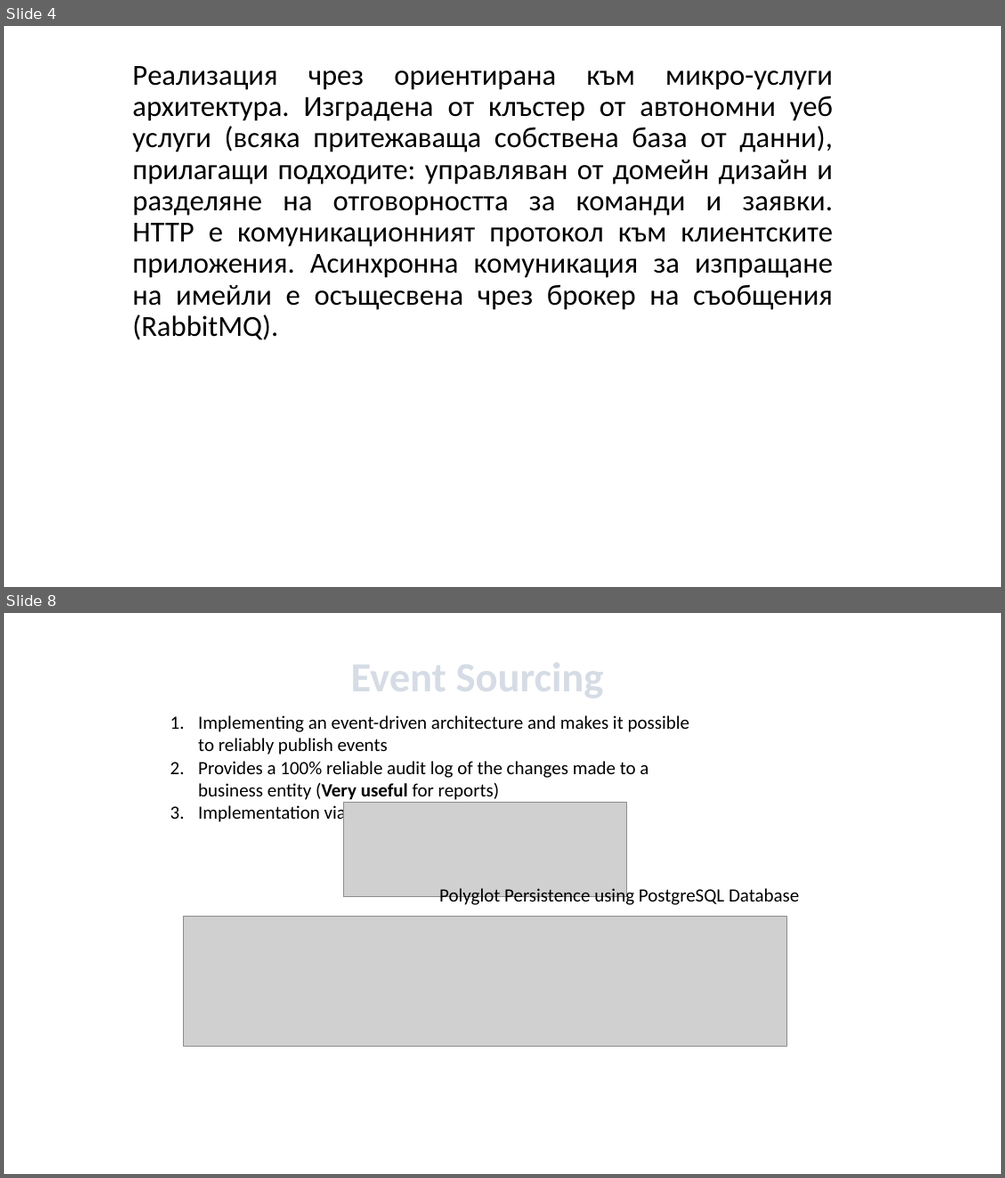
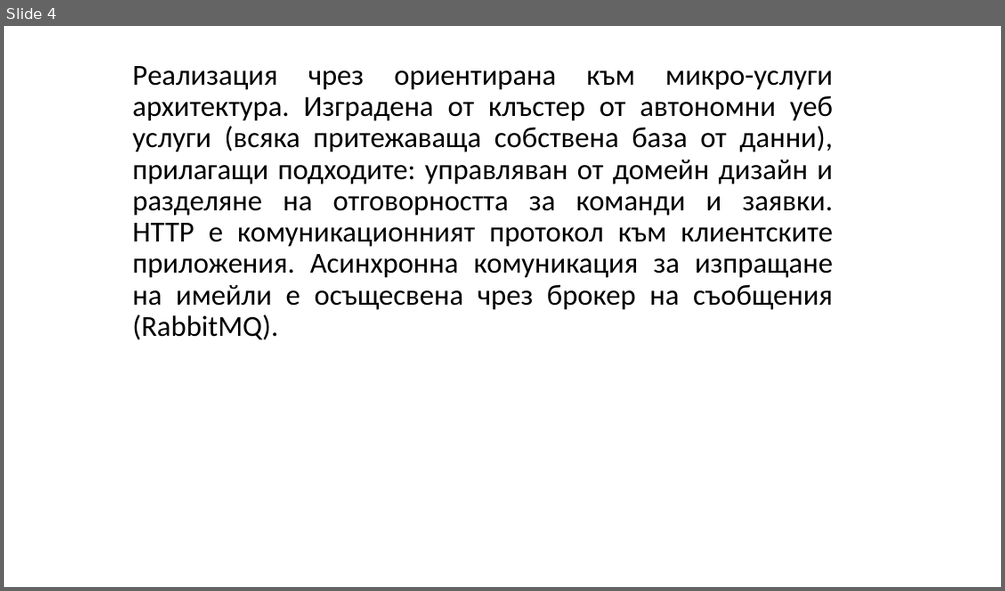
Before and after one commit to profjordanov/doctorate, a slide deck: article/present/uevarna.pptx. Shown one above the other, each under a label of ours: slides 4 and 8 before the commit, slide 4 after it; the slides between them are not shown. The pictures are 1005x1178 and 1005x591 pixels, drawn with LibreOffice and Linux fonts; fonts in the diff are those of the drawing; grey boxes stand for pictures; background and template pictures are left out. Boxes give left, top, right and bottom in pixels: in the first picture for what was removed or moved away, otherwise in the second. Text is boxed around its words. In the diff, an @@ line names an element or a change of style, - is before the commit and + after.

```diff
--- a/article/present/uevarna.pptx
+++ b/article/present/uevarna.pptx
@@ slide 8 removed at [4, 613, 1001, 1174], background picture (left out) @@
@@ text removed at [351, 663, 604, 698] @@
-Event Sourcing
@@ text removed at [198, 715, 690, 825] @@
-1. Implementing an event-driven architecture and makes it possible to reliably publish events
-2. Provides a 100% reliable audit log of the changes made to a business entity (Very useful for reports)
-3. Implementation via
@@ picture removed at [343, 802, 627, 896] @@
@@ text removed at [439, 885, 799, 907] @@
-Polyglot Persistence using PostgreSQL Database
@@ picture removed at [184, 916, 787, 1046] @@
```
Also in this commit, not shown: 2 slides changed, 6 slides added, 11 other slides removed, 1 other file.
